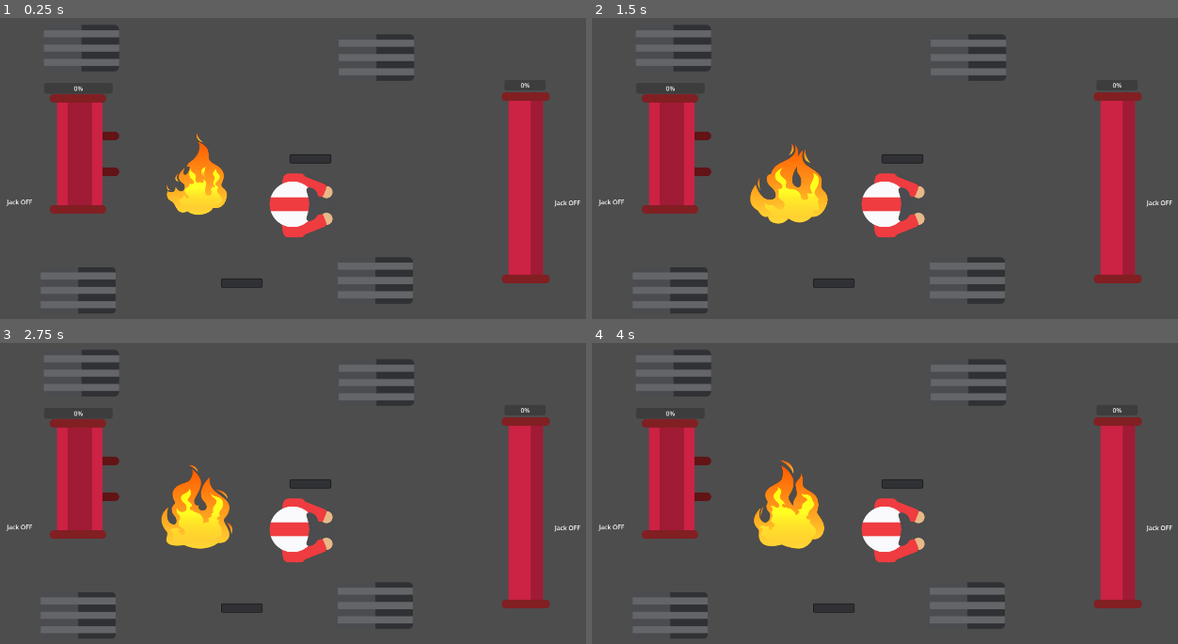
Above: before the commit, frames 1-4 (two rows, left to right).
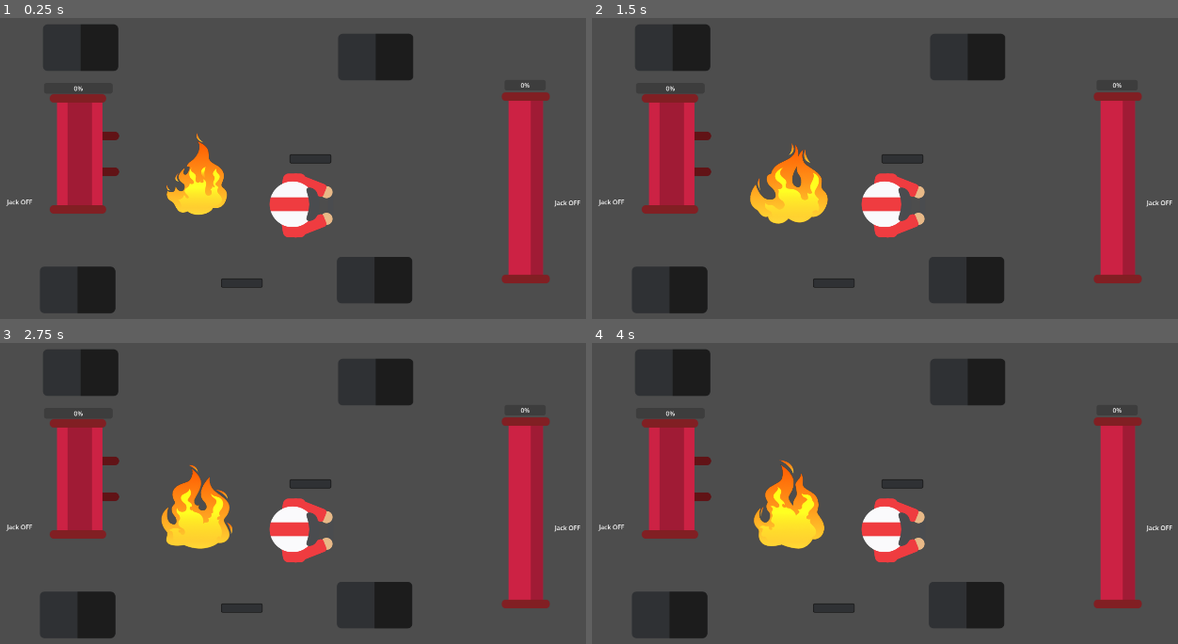
Above: after the commit, the same moments.

Repository: Al-p-i/GMTK2023
Game: Godot game, scene res://main.tscn
Same seed, same stepped clock (60 frames per second), same inputs: the game is played once before the commit and once after it.
Inputs (mouse positions are in pixels of both pictures, inside the frame that each line leads up to):
- Up to frame 1 (0.25 s): no input
- Up to frame 2 (1.5 s): move the mouse to (674, 48) at 0.52 s; click (674, 48) at 0.67 s; move the mouse to (668, 288) at 1.27 s; click (668, 288) at 1.42 s
- Up to frame 3 (2.75 s): move the mouse to (375, 382) at 2.02 s; click (375, 382) at 2.17 s
- Up to frame 4 (4 s): move the mouse to (967, 604) at 2.77 s; click (967, 604) at 2.92 s; move the mouse to (832, 628) at 3.52 s; click (832, 628) at 3.67 s

The runs differ from the first frame. In frame 1, 6.1% of the frame differs, in the area x 6-71%, y 2-99%; in frame 2, 6.1%; in frame 3, 6.1%; in frame 4, 6.1%.

Commit message:
Tyre change

Diff:
--- a/car/Tyre.gd
+++ b/car/Tyre.gd
@@ -1,10 +1,12 @@
 extends Node2D
+@onready var tyre_good = $TireGood
+@onready var tyre_bad = $TireBad
 
-@onready var progress_bar = $ProgressBar
-
-
+enum STATE {FLAT_TYRE, NO_TYRE, NEW_TYRE}
+var state: STATE = STATE.FLAT_TYRE
 # Called when the node enters the scene tree for the first time.
 func _ready():
+	flat_tyre()
 	pass # Replace with function body.
 
 
@@ -15,5 +17,30 @@
 
 func _on_area_2d_input_event(viewport, event, shape_idx):
 	if event is InputEventMouseButton and event.button_index == MOUSE_BUTTON_LEFT and event.is_pressed():
-		#print("Mouse Click/Unclick at: ", event.position)
-		progress_bar.value += 1
+		if Global.selected_tool == null:
+			print("no tool selected")
+		elif Global.selected_tool.tool_type == Global.TOOL_TYPES.SCREWDRIVER:
+			if state == STATE.FLAT_TYRE:
+				get_tree().call_group("tyre_close_up", "start_unscrew")
+				no_tyre()
+		elif Global.selected_tool.tool_type == Global.TOOL_TYPES.TYRE:
+			if state == STATE.NO_TYRE:
+				get_tree().call_group("tyre_close_up", "start_screw")
+				new_tyre()
+		else:
+			print("wrong tool selected ", Global.selected_tool)
+
+func flat_tyre():
+	tyre_good.hide()
+	tyre_bad.show()
+	state = STATE.FLAT_TYRE
+
+func no_tyre():
+	tyre_good.hide()
+	tyre_bad.hide()
+	state = STATE.NO_TYRE
+
+func new_tyre():
+	tyre_good.show()
+	tyre_bad.hide()
+	state = STATE.NEW_TYRE
--- a/car/tyre.tscn
+++ b/car/tyre.tscn
@@ -1,9 +1,8 @@
-[gd_scene load_steps=6 format=3 uid="uid://b2e6x4lqeafy4"]
+[gd_scene load_steps=5 format=3 uid="uid://b2e6x4lqeafy4"]
 
 [ext_resource type="Script" path="res://car/Tyre.gd" id="1_43ry6"]
 [ext_resource type="Texture2D" uid="uid://j6qt36bw3wqg" path="res://assets/car/tire_good.png" id="2_mw0ec"]
-[ext_resource type="Texture2D" uid="uid://l5exbfk4ped6" path="res://assets/ui/ui_progressbar_back.png" id="3_dyku5"]
-[ext_resource type="Texture2D" uid="uid://2qy4yuc7ftqv" path="res://assets/ui/ui_progressbar_front.png" id="4_td4dy"]
+[ext_resource type="Texture2D" uid="uid://c5cu7c5vs5cig" path="res://assets/car/tire_bad.png" id="3_fp128"]
 
 [sub_resource type="RectangleShape2D" id="RectangleShape2D_hioxm"]
 size = Vector2(192, 117)
@@ -24,14 +23,8 @@
 position = Vector2(98, 60)
 texture = ExtResource("2_mw0ec")
 
-[node name="ProgressBar" type="TextureProgressBar" parent="."]
-visible = false
-offset_left = 36.0
-offset_top = 1.0
-offset_right = 240.0
-offset_bottom = 42.0
-texture_under = ExtResource("3_dyku5")
-texture_progress = ExtResource("4_td4dy")
-texture_progress_offset = Vector2(10, 10)
+[node name="TireBad" type="Sprite2D" parent="."]
+position = Vector2(96, 59)
+texture = ExtResource("3_fp128")
 
 [connection signal="input_event" from="Area2D" to="." method="_on_area_2d_input_event"]
--- a/scenes/Game.tscn
+++ b/scenes/Game.tscn
@@ -1,10 +1,11 @@
-[gd_scene load_steps=6 format=3 uid="uid://cqerd1vfx61hq"]
+[gd_scene load_steps=7 format=3 uid="uid://cqerd1vfx61hq"]
 
 [ext_resource type="PackedScene" uid="uid://bbqi8vsbqasme" path="res://scenes/CarContainer.tscn" id="1_qd1ne"]
 [ext_resource type="PackedScene" uid="uid://bfdofyfu4mfbu" path="res://scenes/ToolsContainer.tscn" id="3_vn25e"]
 [ext_resource type="Texture2D" uid="uid://brshcucwws82s" path="res://assets/bg.png" id="3_w0wws"]
 [ext_resource type="PackedScene" uid="uid://cmuhaxxjwnv2t" path="res://scenes/CarStatusPanel.tscn" id="4_34sye"]
 [ext_resource type="PackedScene" uid="uid://bo1lji1pbodxn" path="res://scenes/TopTimer.tscn" id="5_5r6du"]
+[ext_resource type="PackedScene" uid="uid://uok8rrhvvopu" path="res://scenes/TyreCloseUp.tscn" id="6_sndnu"]
 
 [node name="Game" type="Node2D"]
 
@@ -24,3 +25,6 @@
 
 [node name="Top Timer" parent="." instance=ExtResource("5_5r6du")]
 position = Vector2(960, 100)
+
+[node name="TyreCloseUp" parent="." instance=ExtResource("6_sndnu")]
+visible = false
--- /dev/null
+++ b/scenes/TyreCloseUp.gd
@@ -0,0 +1,67 @@
+extends Node2D
+
+@onready var view_tire_worn = $ViewTireWorn
+@onready var view_tire_normal = $ViewTireNormal
+@onready var bolt_screw = $BoltScrew
+@onready var timer = $Timer
+@onready var bolt = $Bolt
+@onready var progress_bar = $ProgressBar
+@onready var screw_position = $BoltScrew/ScrewPosition
+var unscrew = true;
+
+
+func start_unscrew():
+	unscrew = true
+	view_tire_worn.show()
+	view_tire_normal.hide()
+	bolt.show()
+	progress_bar.value = 0
+	show()
+
+func start_screw():
+	unscrew = false
+	view_tire_worn.show()
+	view_tire_normal.hide()
+	bolt.hide()
+	progress_bar.value = 0
+	show()
+
+func end():
+	hide()
+
+# Called when the node enters the scene tree for the first time.
+func _ready():
+	pass # Replace with function body.
+
+# Called every frame. 'delta' is the elapsed time since the previous frame.
+func _process(delta):
+	if bolt_screw:
+		bolt_screw.global_position = get_global_mouse_position() #+ Vector2(250,250)
+
+	if Input.is_mouse_button_pressed(MOUSE_BUTTON_LEFT):
+		if unscrew:
+			bolt.rotate(-0.1)
+			bolt_screw.rotate(0.003)
+		else:
+			bolt.rotate(0.1)
+			bolt_screw.rotate(-0.003)
+	else:
+		if unscrew:
+			bolt_screw.rotation = -1
+		else:
+			bolt_screw.rotation = 0
+
+func _unhandled_input(event):
+	if event is InputEventMouseButton and event.button_index == MOUSE_BUTTON_LEFT and event.is_pressed():
+		var distance = screw_position.global_position.distance_to(bolt.global_position)
+		if distance < 100:
+			bolt.show()
+			timer.start()
+			progress_bar.show()
+
+func _on_timer_timeout():
+	if Input.is_mouse_button_pressed(MOUSE_BUTTON_LEFT):
+		var distance = screw_position.global_position.distance_to(bolt.global_position)
+		progress_bar.value += max(0, 14 - sqrt(distance + 20))
+		if progress_bar.value >= 100:
+			end()
--- /dev/null
+++ b/scenes/TyreCloseUp.tscn
@@ -0,0 +1,50 @@
+[gd_scene load_steps=9 format=3 uid="uid://uok8rrhvvopu"]
+
+[ext_resource type="Script" path="res://scenes/TyreCloseUp.gd" id="1_otm8j"]
+[ext_resource type="Texture2D" uid="uid://di8eodihm0rdq" path="res://assets/view/view_tire_worn.png" id="2_r1xoj"]
+[ext_resource type="Texture2D" uid="uid://buatevsd0efm2" path="res://assets/view/view_tire_normal.png" id="3_rdpfl"]
+[ext_resource type="Texture2D" uid="uid://cxy4sr7wimb3c" path="res://assets/view/bolt.png" id="4_a7id1"]
+[ext_resource type="Texture2D" uid="uid://l5rhokm2c20j" path="res://assets/view/bolt_screw.png" id="5_swa2r"]
+[ext_resource type="Texture2D" uid="uid://v3kv10y1px53" path="res://assets/view/bolt_hint.png" id="6_y8umg"]
+[ext_resource type="Texture2D" uid="uid://l5exbfk4ped6" path="res://assets/ui/ui_progressbar_back.png" id="7_kagx3"]
+[ext_resource type="Texture2D" uid="uid://2qy4yuc7ftqv" path="res://assets/ui/ui_progressbar_front.png" id="8_wl1u5"]
+
+[node name="UnscrewFlatTyre" type="Node2D" groups=["tyre_close_up"]]
+script = ExtResource("1_otm8j")
+
+[node name="ViewTireWorn" type="Sprite2D" parent="."]
+position = Vector2(956, 531)
+texture = ExtResource("2_r1xoj")
+
+[node name="ViewTireNormal" type="Sprite2D" parent="."]
+position = Vector2(958, 534)
+texture = ExtResource("3_rdpfl")
+
+[node name="Bolt" type="Sprite2D" parent="."]
+position = Vector2(954, 533)
+texture = ExtResource("4_a7id1")
+
+[node name="BoltScrew" type="Sprite2D" parent="."]
+position = Vector2(1496, 683)
+texture = ExtResource("5_swa2r")
+
+[node name="ScrewPosition" type="Node2D" parent="BoltScrew"]
+position = Vector2(-248, -240)
+
+[node name="BoltHint" type="Sprite2D" parent="."]
+position = Vector2(957, 534)
+texture = ExtResource("6_y8umg")
+
+[node name="Timer" type="Timer" parent="."]
+wait_time = 0.25
+
+[node name="ProgressBar" type="TextureProgressBar" parent="."]
+offset_left = 897.0
+offset_top = 423.0
+offset_right = 1061.0
+offset_bottom = 464.0
+texture_under = ExtResource("7_kagx3")
+texture_progress = ExtResource("8_wl1u5")
+texture_progress_offset = Vector2(10, 10)
+
+[connection signal="timeout" from="Timer" to="." method="_on_timer_timeout"]
--- a/scripts/ToolManager.gd
+++ b/scripts/ToolManager.gd
@@ -81,6 +81,7 @@
 			tool_sprite.texture = load("res://assets/use/use_wipe.png")
 		Global.TOOL_TYPES.SCREWDRIVER:
 			tool_sprite.texture = load("res://assets/use/use_screw.png")
+			tool_sprite.offset = Vector2(0,35)
 		Global.TOOL_TYPES.FIRE_EXTINGUISHER:
 			tool_sprite.texture = Global.selected_tool.sprite.texture
 			tool_sprite.offset = Vector2(0,70)
